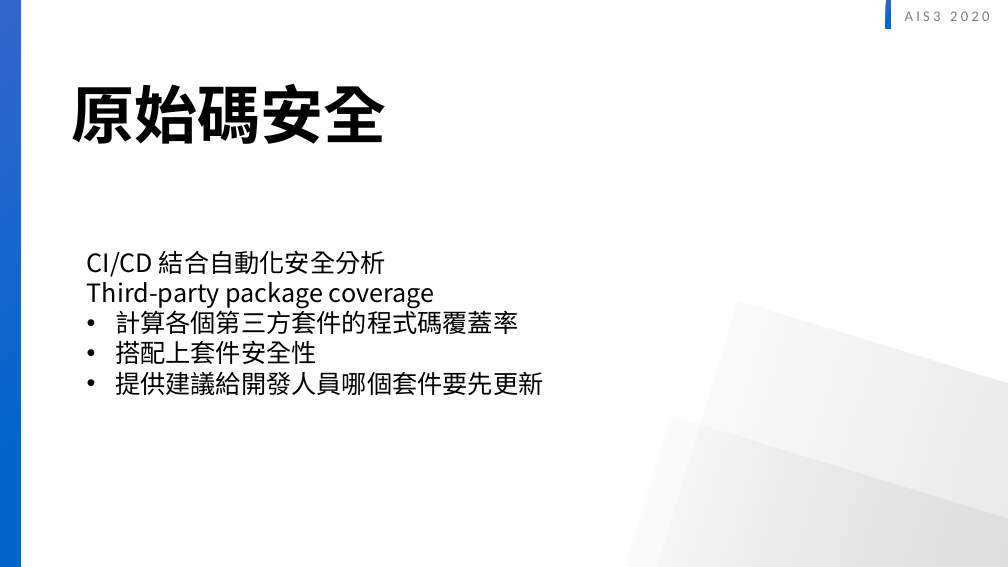
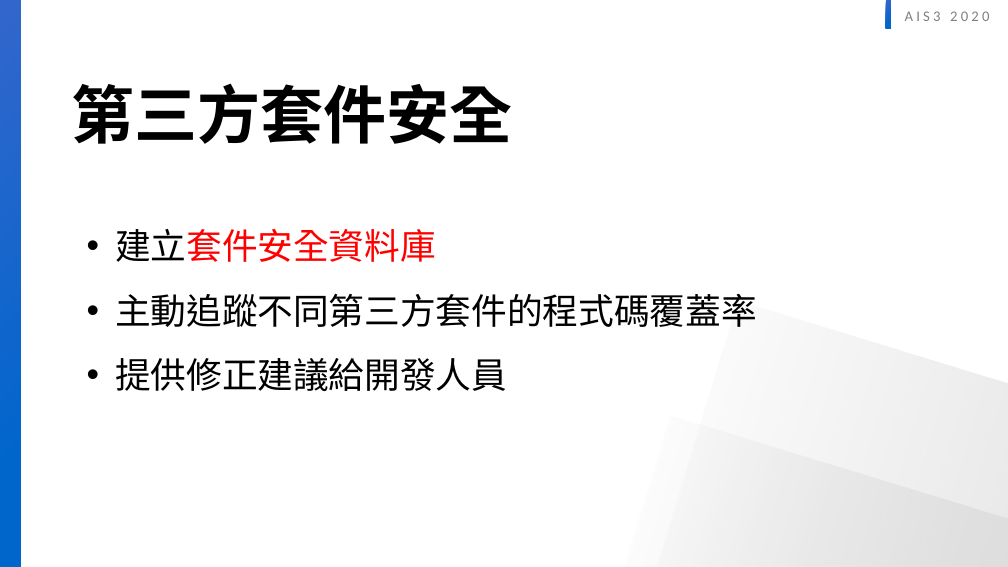
Before and after one commit to twinklestar03/AIS3-Dragon, a slide deck: slide 9 of AIS3 dragon security.pptx. Drawn at 1008x567 pixels with LibreOffice and Linux fonts; fonts in the diff are those of the drawing. Boxes give left, top, right and bottom in pixels: in the first picture for what was removed or moved away, otherwise in the second. Text is boxed around its words. In the diff, an @@ line names an element or a change of style, - is before the commit and + after.

```diff
--- a/AIS3 dragon security.pptx
+++ b/AIS3 dragon security.pptx
@@ text at (71,83,512,144): text changed @@
-原始碼安全
+第三方套件安全
@@ text at (115,229,757,391): text changed; size 24 to 34 pt @@
-CI/CD 結合自動化安全分析
-Third-party package coverage
-• 計算各個第三方套件的程式碼覆蓋率
-• 搭配上套件安全性
-• 提供建議給開發人員哪個套件要先更新
+• 建立套件安全資料庫
+• 主動追蹤不同第三方套件的程式碼覆蓋率
+• 提供修正建議給開發人員
```
Also in this commit, not shown: 2 other slides changed, 2 slides added, 1 slide removed.
